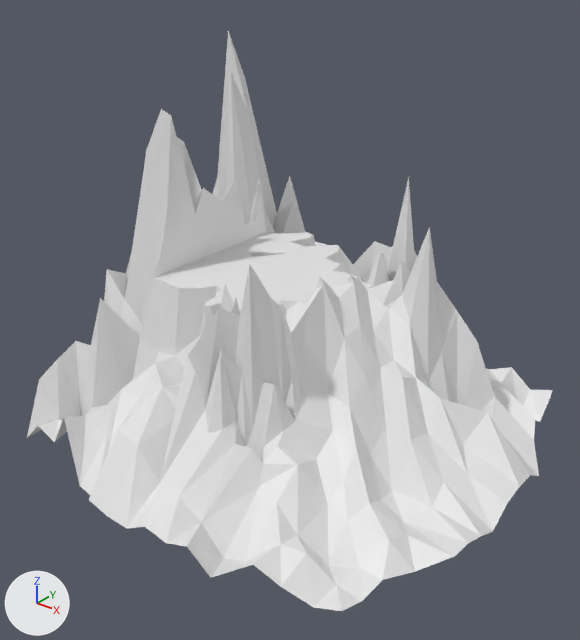
Before and after pictures for a commit that changed the Blender file 00-filestructure/01-Models/SD_Berg_Lowpoly.blend.
Both versions are drawn from a camera (50 mm lens) standing at (18.0, -23.0, 19.4) and looking at (1.0, -1.7, 6.3). Arrows for +X, +Y and +Z are at lower left; the lights stay in place.
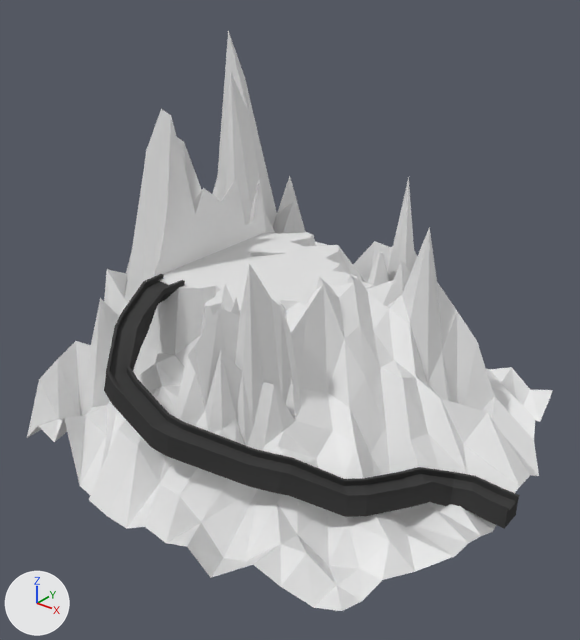
Commit message: Weg hinzugefügt

Pixel boxes [x1, y1, x2, y2] of what changed, in the pictures (580 x 640 px):
```json
{"object": "Cube", "change": "added", "after": [104, 274, 520, 529], "on screen": "black"}
```

Edits to the scene script, one JSON object a line:
```json
{"op": "add", "block": "mat_material", "code": ["mat_material = diffuse_material('Material')", "mat_material.base_color = (0.055, 0.055, 0.055)  # black #424242"]}
{"op": "add", "block": "me_cube", "code": ["me_cube = bpy.data.meshes.new('Cube')", "me_cube.from_pydata(...)  # 5422 vertices, 5540 faces; spans x -1.1..41.2, y -16.3..1.0, z -1.0..18.7", "me_cube.materials.append(mat_material)  # black #424242"]}
{"op": "add", "block": "ob_cube", "code": ["ob_cube = bpy.data.objects.new('Cube', me_cube)", "ob_cube.location = (9.72, -0.73, 1.1)", "ob_cube.scale = (-0.341, 0.456, 0.332)"]}
```
